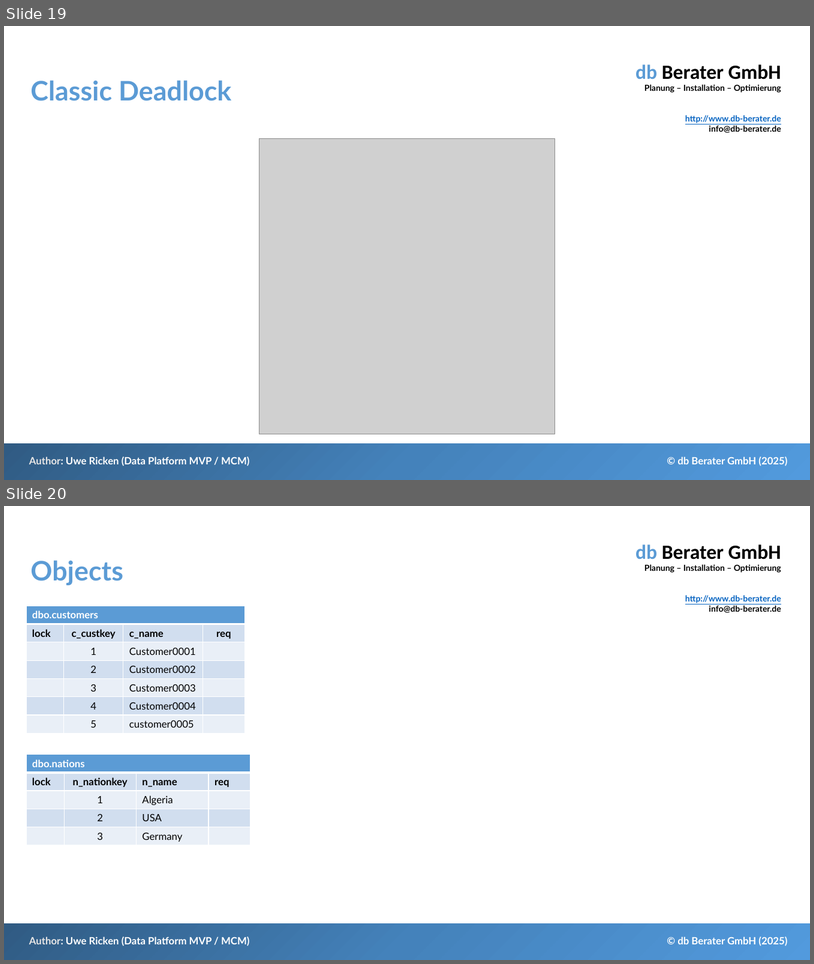
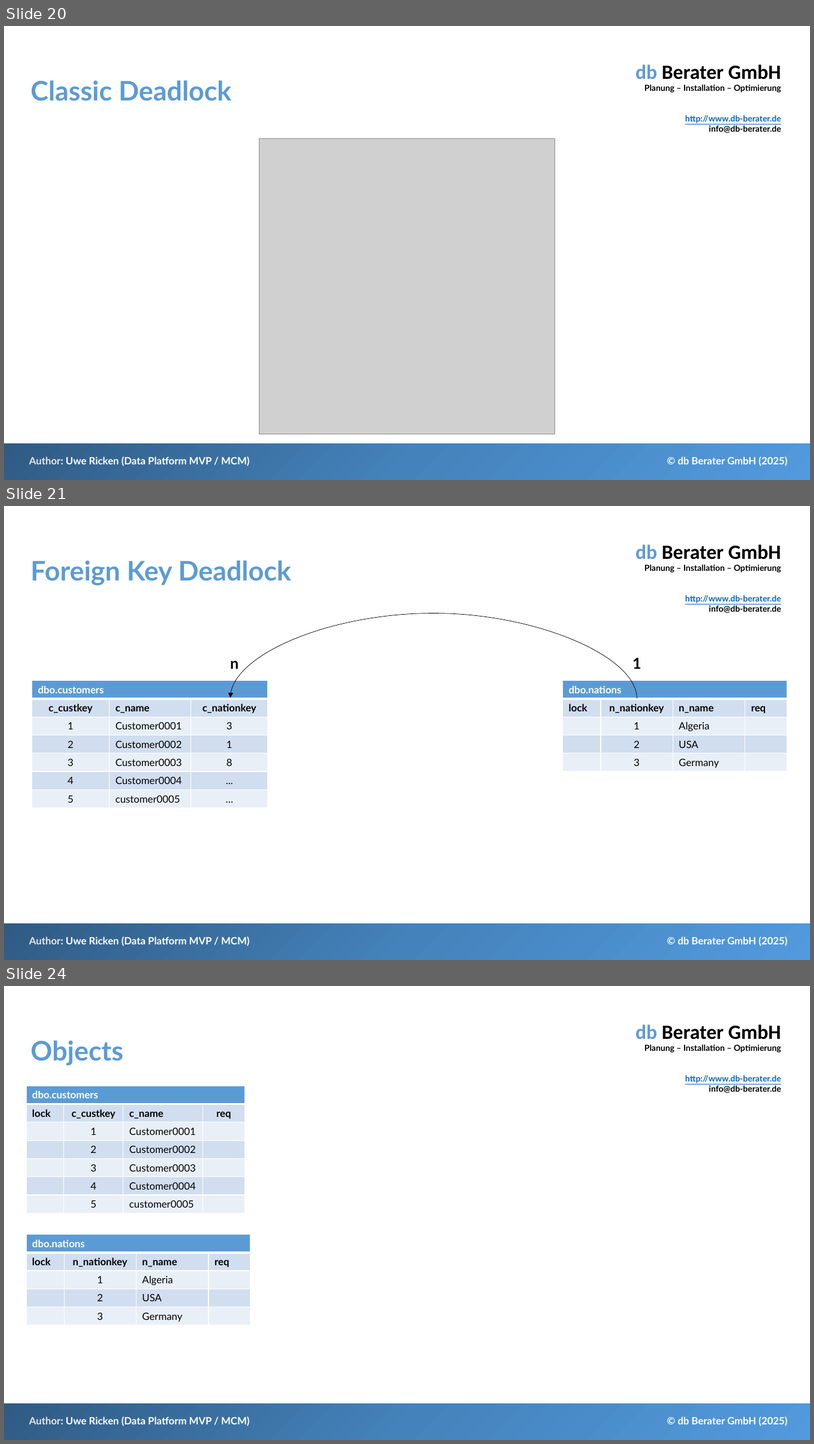
Before and after one commit to db-berater/solving-deadlock-scenarios, a slide deck: 01 - Documents and Preparation/Solving Deadlock Scenarios - EN.pptx. Shown one above the other, each under a label of ours: slides 19 and 20 before the commit, slides 20, 21 and 24 after it; the slides between them are not shown. The pictures are 814x964 and 814x1444 pixels, drawn with LibreOffice and Linux fonts; fonts in the diff are those of the drawing; grey boxes stand for pictures. Boxes give left, top, right and bottom in pixels: in the first picture for what was removed or moved away, otherwise in the second. Text is boxed around its words. In the diff, an @@ line names an element or a change of style, - is before the commit and + after.

```diff
--- a/01 - Documents and Preparation/Solving Deadlock Scenarios - EN.pptx
+++ b/01 - Documents and Preparation/Solving Deadlock Scenarios - EN.pptx
@@ slide 21 added at <box>4,506,810,960</box>, background #FFFFFF; not listed: 4 template elements that a slide beside it also shows @@
@@ title added at <box>30,560,291,585</box>, 32 pt, text #5B9BD5, bold @@
+Foreign Key Deadlock
@@ curved arrow added from (638, 699) to (230, 698), #000000 0.5 pt @@
@@ text added at <box>230,661,239,669</box>, 18 pt, text #000000, bold @@
+n
@@ text added at <box>633,657,642,669</box>, 18 pt, text #000000, bold @@
+1
@@ table added at <box>32,680,268,807</box>, 7 rows, 3 columns @@
+dbo.customers |  | 
+c_custkey | c_name | c_nationkey
+1 | Customer0001 | 3
+2 | Customer0002 | 1
+3 | Customer0003 | 8
+4 | Customer0004 | ...
+5 | customer0005 | …
@@ table added at <box>563,680,788,771</box>, 5 rows, 4 columns @@
+dbo.nations |  |  | 
+lock | n_nationkey | n_name | req
+ | 1 | Algeria | 
+ | 2 | USA | 
+ | 3 | Germany | 
@@ what was slide 19 is now slide 20 @@
@@ what was slide 20 is now slide 24 @@
```
Also in this commit, not shown: 7 slides changed, 3 other slides added, 13 other files.
